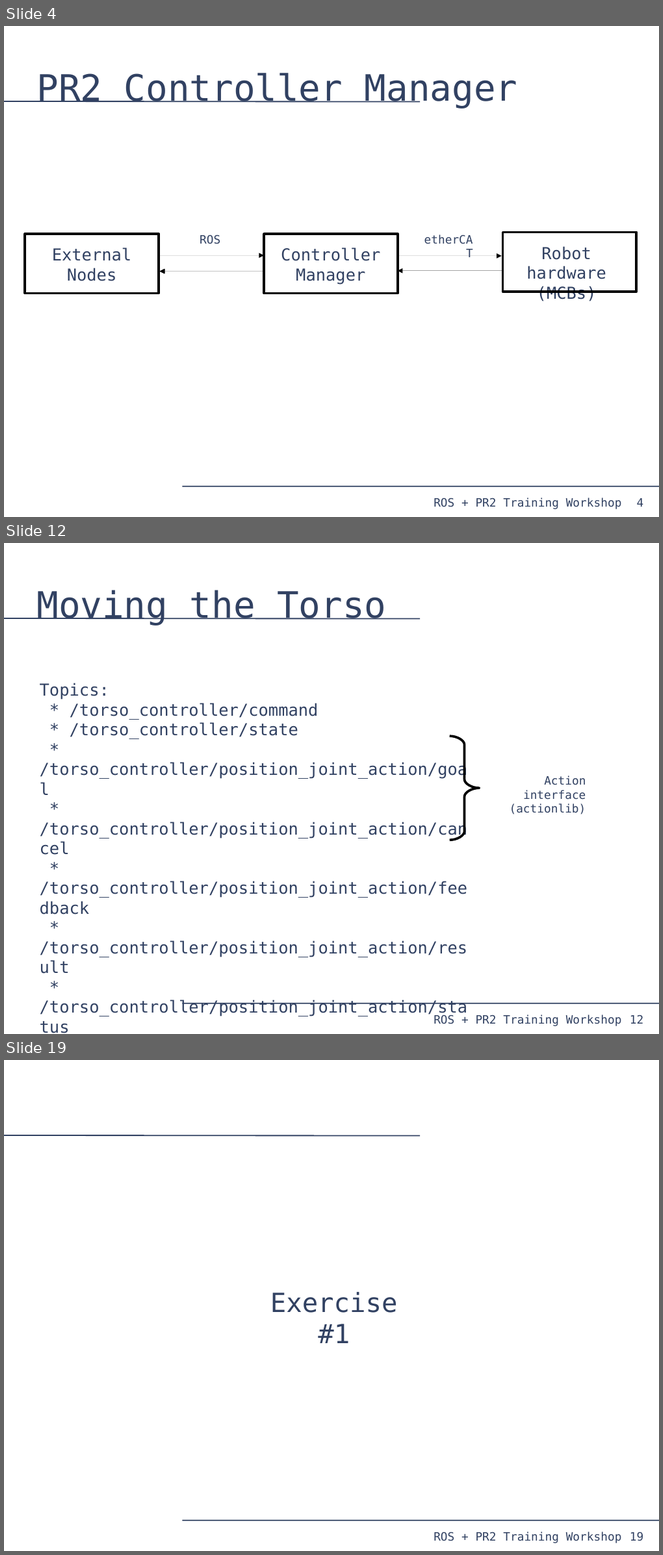
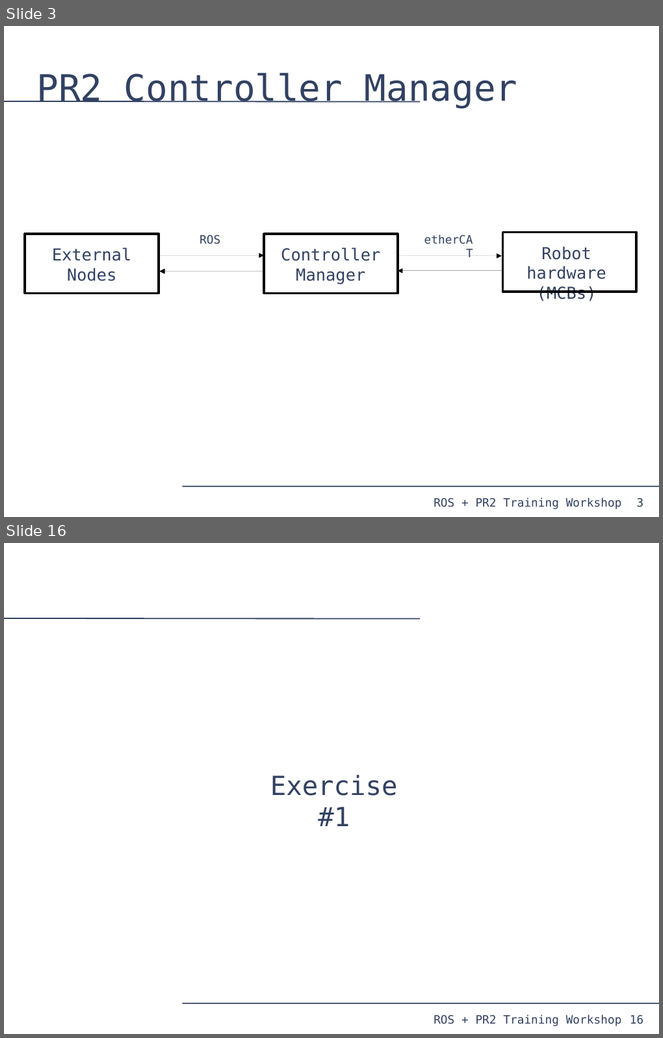
Before and after one commit to PR2/pr2_docs, a slide deck: pr2_training_workshop/moving_mechanism/slides.odp. Shown one above the other, each under a label of ours: slides 4, 12 and 19 before the commit, slides 3 and 16 after it; the slides between them are not shown. The pictures are 663x1555 and 663x1038 pixels, drawn with LibreOffice and Linux fonts; fonts in the diff are those of the drawing. Boxes give left, top, right and bottom in pixels: in the first picture for what was removed or moved away, otherwise in the second. Text is boxed around its words. In the diff, an @@ line names an element or a change of style, - is before the commit and + after.

Commit message:
Presentation stripped to be a demonstration, finished up to trajectory/arm control.

```diff
--- a/pr2_training_workshop/moving_mechanism/slides.odp
+++ b/pr2_training_workshop/moving_mechanism/slides.odp
@@ slide 12 removed at box(4, 543, 659, 1034), background #FFFFFF; not listed: 4 template elements that a slide beside it also shows @@
@@ title removed at box(36, 590, 386, 626) @@
-Moving the Torso
@@ text removed at box(40, 683, 468, 1017) @@
-Topics:
-* /torso_controller/command
-* /torso_controller/state
-* /torso_controller/position_joint_action/goal
-* /torso_controller/position_joint_action/cancel
-* /torso_controller/position_joint_action/feedback
-* /torso_controller/position_joint_action/result
-* /torso_controller/position_joint_action/status
@@ freeform shape removed at box(450, 736, 480, 840) @@
@@ text removed at box(510, 776, 586, 815) @@
-Action interface
-(actionlib)
@@ what was slide 4 is now slide 3 @@
@@ page number at box(637, 499, 644, 508): text changed @@
-4
+3
@@ what was slide 19 is now slide 16 @@
@@ page number at box(630, 1016, 644, 1025): text changed @@
-19
+16
```
Also in this commit, not shown: 1 slide changed, 12 slides added, 13 other slides removed, 7 other files.
